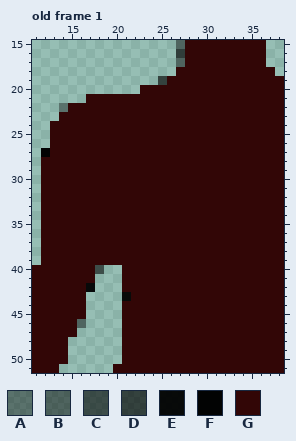
Edited in one commit: pixel-art file (monsieur-monstre-jeux/assets/sprites/bodyicons.aseprite). Above: the version before the commit.
64x128 pixels, 7 frames. Pixels under 10% opacity are left out. Colours within 5 levels of each other are drawn and written as one. Shown: old frame 1: x 11..38, y 15..51.
Visible layers, top first: "Organ", "Body".
Palette (. is transparent): A #00000066  B #00000079  C #00000097  D #000000a7  E #000000f2  F #000000fb  G #320606
Pixels before, old frame 1, first column x 11:
15 ................BGGGGGGGGG..
16 ................DGGGGGGGGG..
17 ................BGGGGGGGGG..
18 ................GGGGGGGGGGG.
19 ..............DGGGGGGGGGGGGG
20 ............GGGGGGGGGGGGGGGG
21 ......GGGGGGGGGGGGGGGGGGGGGG
22 ...AGGGGGGGGGGGGGGGGGGGGGGGG
23 ...GGGGGGGGGGGGGGGGGGGGGGGGG
24 ..GGGGGGGGGGGGGGGGGGGGGGGGGG
25 ..GGGGGGGGGGGGGGGGGGGGGGGGGG
26 ..GGGGGGGGGGGGGGGGGGGGGGGGGG
27 .FGGGGGGGGGGGGGGGGGGGGGGGGGG
28 .GGGGGGGGGGGGGGGGGGGGGGGGGGG
29 .GGGGGGGGGGGGGGGGGGGGGGGGGGG
30 .GGGGGGGGGGGGGGGGGGGGGGGGGGG
31 .GGGGGGGGGGGGGGGGGGGGGGGGGGG
32 .GGGGGGGGGGGGGGGGGGGGGGGGGGG
33 .GGGGGGGGGGGGGGGGGGGGGGGGGGG
34 .GGGGGGGGGGGGGGGGGGGGGGGGGGG
35 .GGGGGGGGGGGGGGGGGGGGGGGGGGG
36 .GGGGGGGGGGGGGGGGGGGGGGGGGGG
37 .GGGGGGGGGGGGGGGGGGGGGGGGGGG
38 .GGGGGGGGGGGGGGGGGGGGGGGGGGG
39 .GGGGGGGGGGGGGGGGGGGGGGGGGGG
40 GGGGGGGC..GGGGGGGGGGGGGGGGGG
41 GGGGGGG...GGGGGGGGGGGGGGGGGG
42 GGGGGGE...GGGGGGGGGGGGGGGGGG
43 GGGGGG....EGGGGGGGGGGGGGGGGG
44 GGGGGG....GGGGGGGGGGGGGGGGGG
45 GGGGGG....GGGGGGGGGGGGGGGGGG
46 GGGGGB....GGGGGGGGGGGGGGGGGG
47 GGGGG.....GGGGGGGGGGGGGGGGGG
48 GGGG......GGGGGGGGGGGGGGGGGG
49 GGGG......GGGGGGGGGGGGGGGGGG
50 GGGG......GGGGGGGGGGGGGGGGGG
51 GGG......GGGGGGGGGGGGGGGGGGG
Once edited:
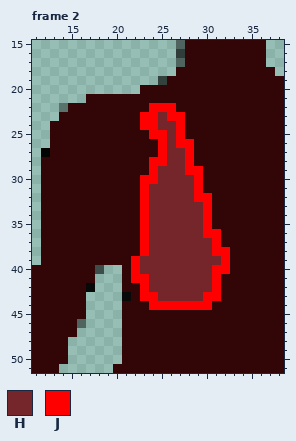
Colours new in this view: H #75262b  J #ff0000
A new or re-ordered frame is compared with the old frame closest to it.
The exact change:
frames 7 -> 8
Frame 2 is new; against old frame 1, layer "Organ":
The edit turns colour G into colour H in row 23 at x 25; in row 24 at x 25 to 26; in rows 25 to 26 at x 26; in rows 27 to 28 at x 26 to 27; in row 29 at x 25 to 27; in row 30 at x 25 to 28.
The edit turns colour G into colour H in rows 31 to 32 at x 24 to 28; in rows 33 to 36 at x 24 to 29; in rows 37 to 38 at x 24 to 30; in row 39 at x 23 to 31; in row 40 at x 23 to 30; in rows 41 to 42 at x 24 to 30.
The edit turns colour G into colour H in row 43 at x 25 to 29.
The edit turns colour G into colour J in row 22 at x 24 to 26; in row 23 at x 23 to 24 and 26 to 27; in row 24 at x 23 to 24 and 27; in row 25 at x 24 to 25 and 27; in row 26 at x 25 and 27 to 28; in row 27 at x 25 and 28.
The edit turns colour G into colour J in row 28 at x 24 to 25 and 28; in row 29 at x 24 and 28 to 29; in row 30 at x 23 to 24 and 29; in row 31 at x 23 and 29; in row 32 at x 23 and 29 to 30; in rows 33 to 35 at x 23 and 30.
The edit turns colour G into colour J in row 36 at x 23 and 30 to 31; in row 37 at x 23 and 31; in row 38 at x 23 and 31 to 32; in row 39 at x 22 and 32; in row 40 at x 22 and 31 to 32; in row 41 at x 22 to 23 and 31.
The edit turns colour G into colour J in row 42 at x 23 and 31; in row 43 at x 23 to 24 and 30 to 31; in row 44 at x 24 to 30.
Boxes around the changes in both pictures, in picture pixels (x1, y1, x2, y2):
changed: (131, 103, 230, 310)
